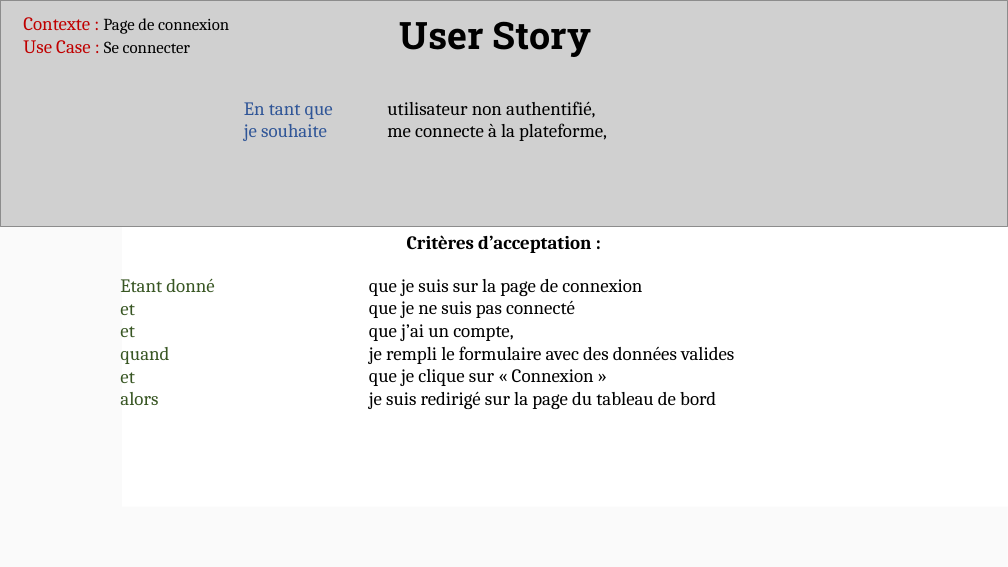
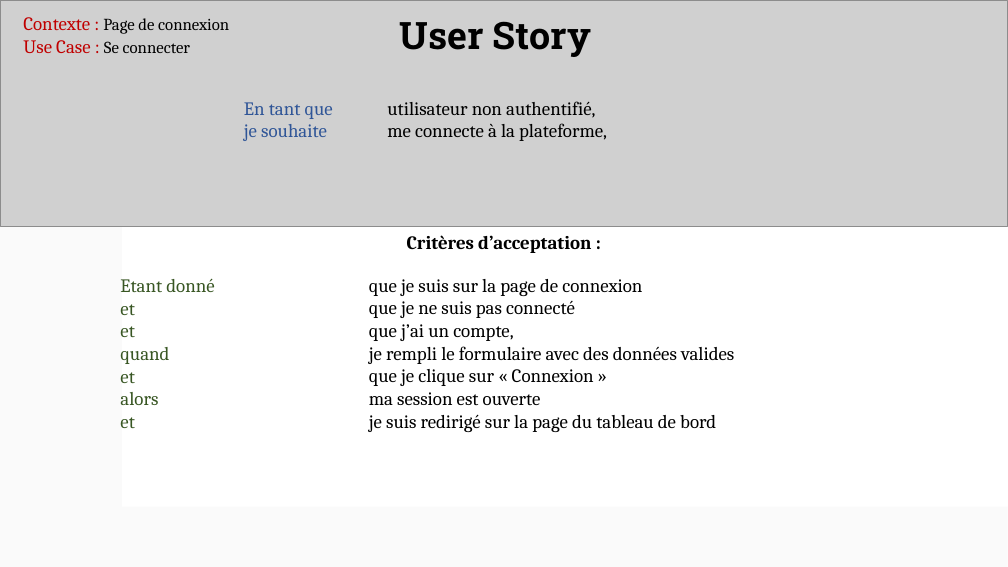
Before and after one commit to JulienConan/Dev4U, a slide deck: slide 3 of user_story.pptx. Drawn at 1008x567 pixels with LibreOffice and Linux fonts; fonts in the diff are those of the drawing; grey boxes stand for pictures. Boxes give left, top, right and bottom in pixels: in the first picture for what was removed or moved away, otherwise in the second. Text is boxed around its words. In the diff, an @@ line names an element or a change of style, - is before the commit and + after.

```diff
--- a/user_story.pptx
+++ b/user_story.pptx
@@ text at [120, 372, 158, 428]: text changed @@
-et
-alors
+et
+alors
+et
@@ text at [369, 392, 716, 432]: text changed @@
-je suis redirigé sur la page du tableau de bord
+ma session est ouverte
+je suis redirigé sur la page du tableau de bord
```
Also in this commit, not shown: 1 other slide changed, 2 other files.
